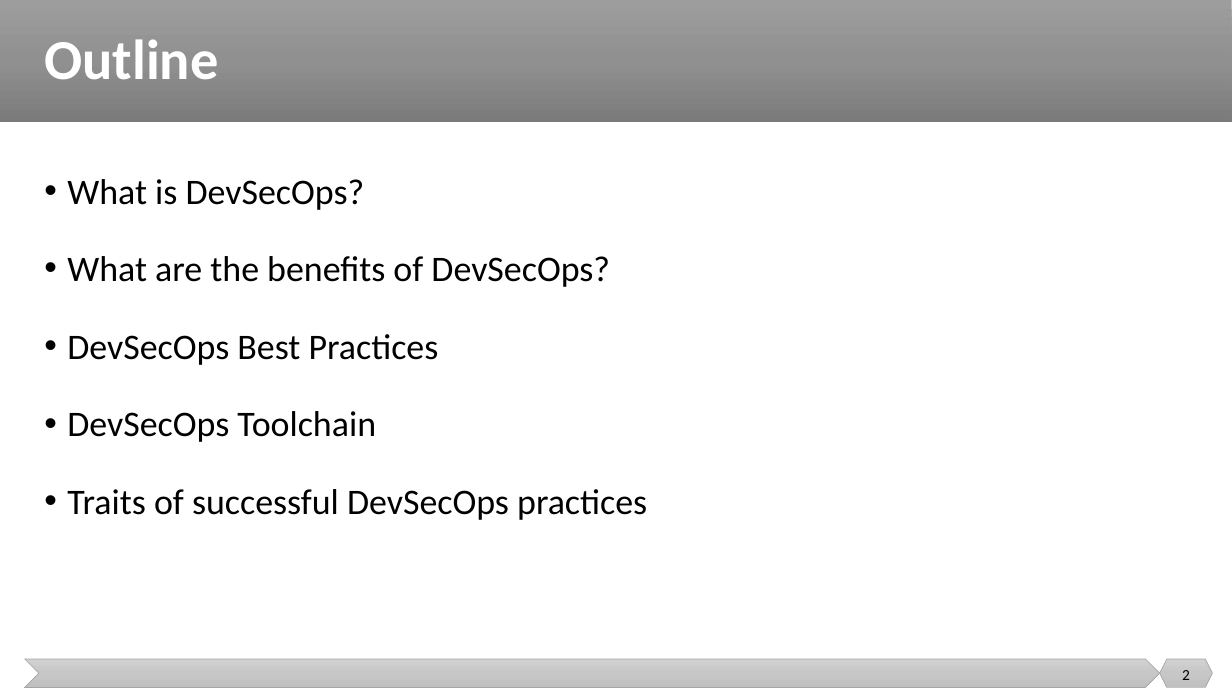
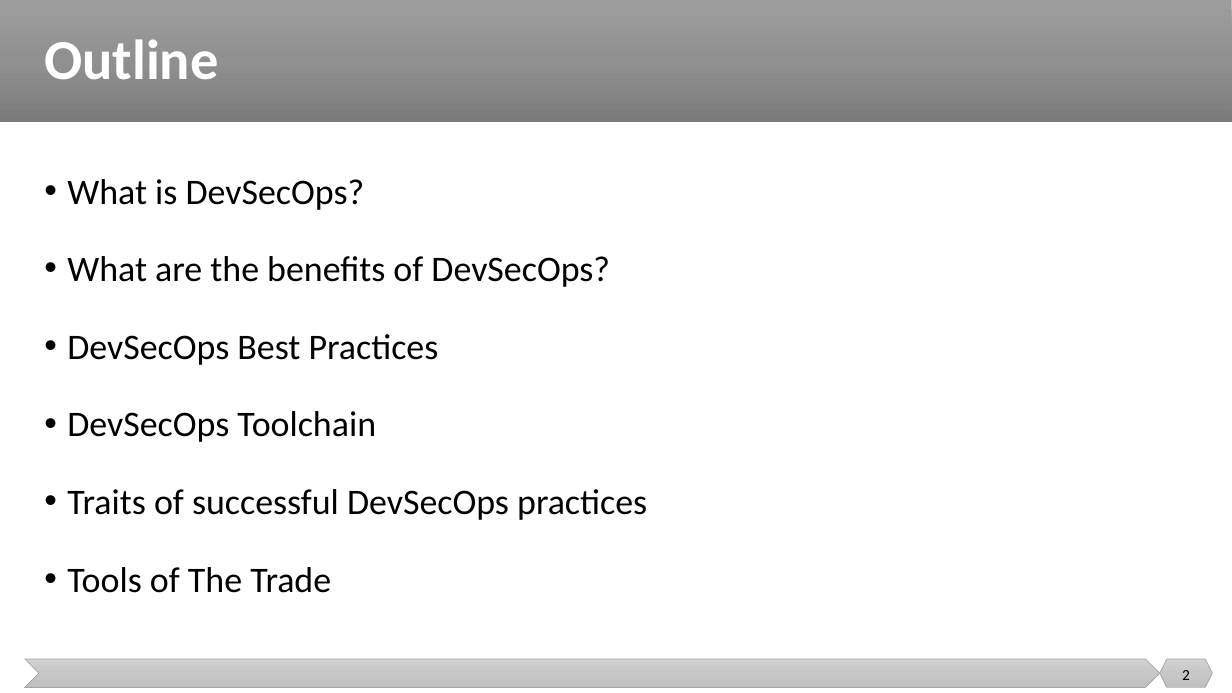
Before and after one commit to malenezi/malenezi, a slide deck: slide 2 of SE489/Lectures/9-DevSecOps/DevSecOps.pptx. Drawn at 1232x693 pixels with LibreOffice and Linux fonts; fonts in the diff are those of the drawing. Boxes give left, top, right and bottom in pixels: in the first picture for what was removed or moved away, otherwise in the second. Text is boxed around its words. In the diff, an @@ line names an element or a change of style, - is before the commit and + after.

```diff
--- a/SE489/Lectures/9-DevSecOps/DevSecOps.pptx
+++ b/SE489/Lectures/9-DevSecOps/DevSecOps.pptx
@@ text at bbox=[67, 567, 331, 593]: paragraph added @@
+• Tools of The Trade
```
Also in this commit, not shown: 22 slides added, 1 slide removed.
